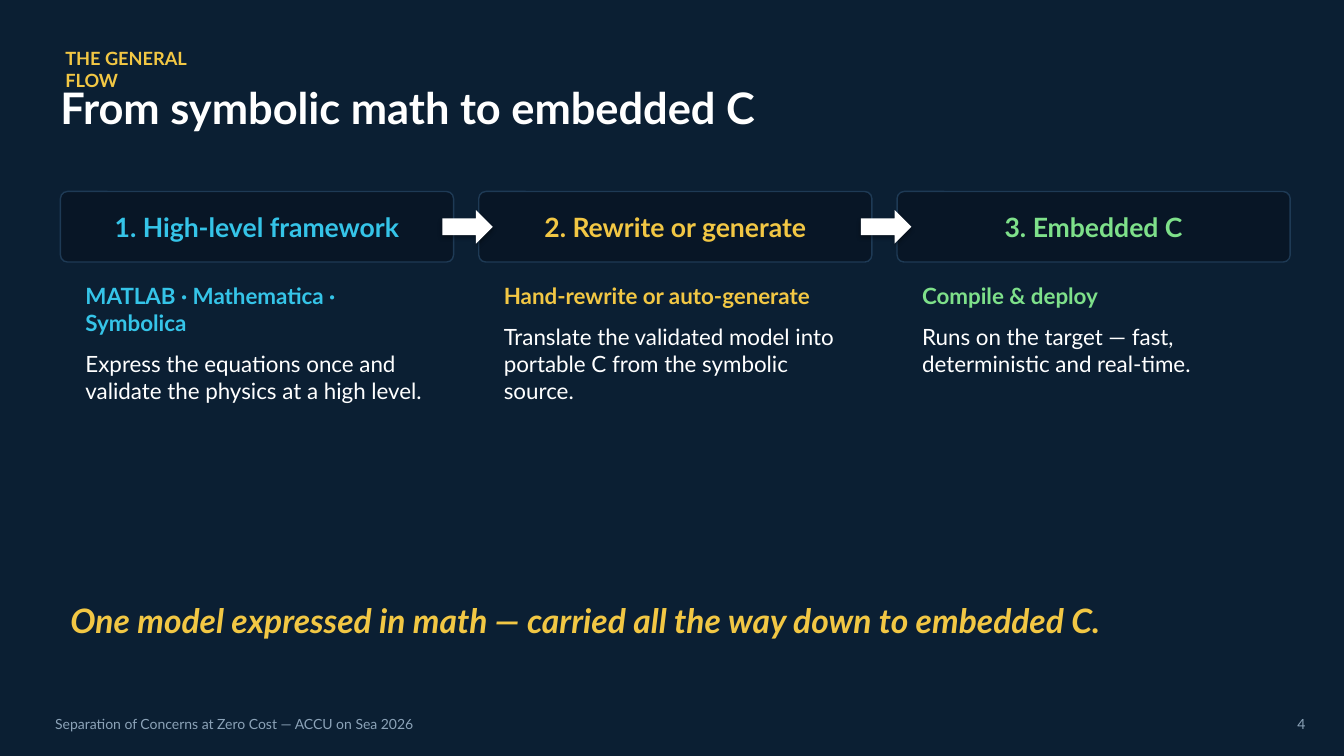
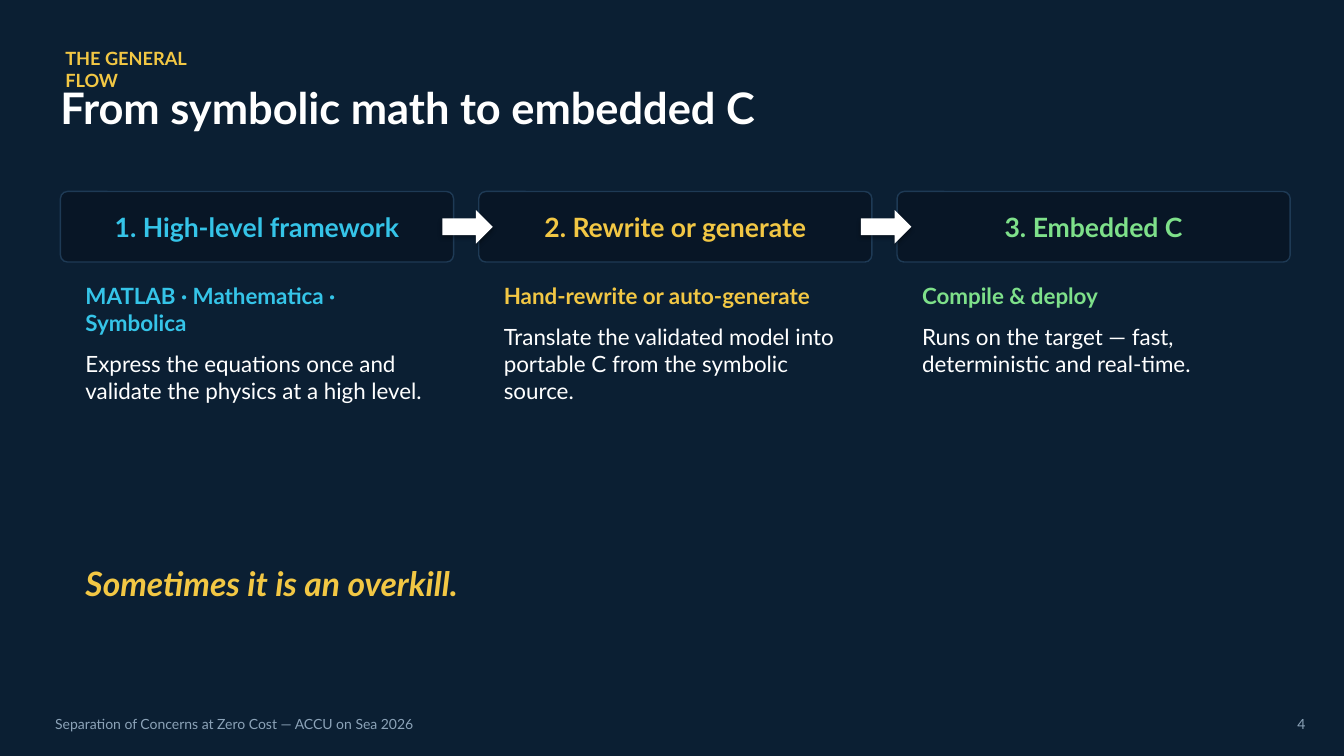
Before and after one commit to jedrzejmichalczyk/accu-on-sea-2026-modular-physics, a slide deck: slide 4 of slides/ACCU-Separation-of-Concerns-at-Zero-Cost.pptx. Drawn at 1344x756 pixels with LibreOffice and Linux fonts; fonts in the diff are those of the drawing. Boxes give left, top, right and bottom in pixels: in the first picture for what was removed or moved away, otherwise in the second. Text is boxed around its words. In the diff, an @@ line names an element or a change of style, - is before the commit and + after.

```diff
--- a/slides/ACCU-Separation-of-Concerns-at-Zero-Cost.pptx
+++ b/slides/ACCU-Separation-of-Concerns-at-Zero-Cost.pptx
@@ text added at bbox=[85, 571, 458, 597], 24 pt, text #F2C744, bold, italic @@
+Sometimes it is an overkill.
@@ text removed at bbox=[70, 608, 1100, 639] @@
-One model expressed in math — carried all the way down to embedded C.
```
Also in this commit, not shown: 1 other slide changed, 1 other file.
